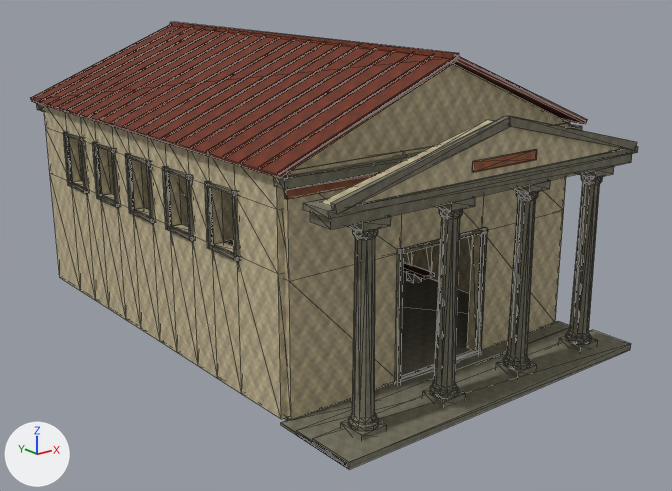
The glTF model prototype/assets/world_expansion/architecture/basilica_lod1.glb as it was, and as the next commit left it.
Both versions are drawn from a 50 mm camera at (-20.3, -28.1, 13.1) aimed at (0.3, -2.5, 2.8). The lights are fixed; the arrows at lower left show +X, +Y and +Z. The first picture is the older version. Mesh edges are drawn as thin lines. Vertices at exactly the same position are counted once.

Names of what the first picture shows: 'basilica_lod1'.
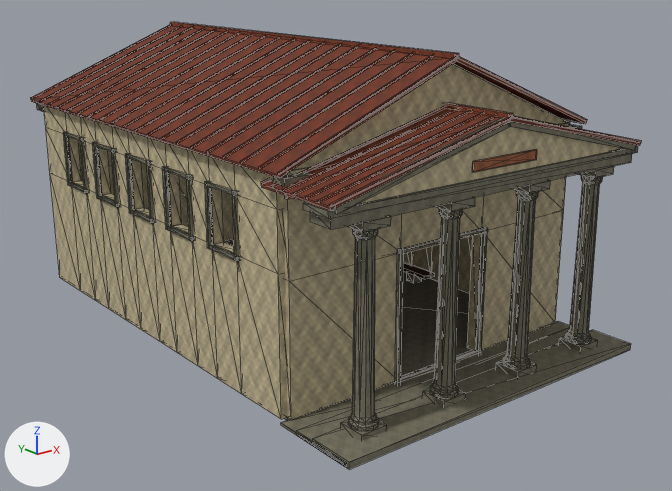
Where the change shows, as pixel boxes [x1, y1, x2, y2] in the pictures (672 x 491 px):
'basilica_lod1', reshaped
    before: [31, 22, 638, 469]
    after: [31, 22, 642, 469]
part 1 of me_basilica_stone_mesh_001, added
    after: [444, 103, 513, 119]
part 2 of me_basilica_stone_mesh_001, added (brown)
    after: [261, 106, 642, 214]

The change, as a diff of the scene's bpy script:
```diff
--- a/prototype/assets/world_expansion/architecture/basilica_lod1.glb.py
+++ b/prototype/assets/world_expansion/architecture/basilica_lod1.glb.py
@@ me_basilica_stone_mesh_001 @@
 # used by ob_basilica_lod1; location = (0.0, 0.0, 0.0)
-me_basilica_stone_mesh_001.from_pydata(...)  # 1706 vertices, 3048 faces; spans x -6.5..6.5, y -11.2..8.5, z 0.0..10.3
+me_basilica_stone_mesh_001.from_pydata(...)  # 1746 vertices, 3252 faces; spans x -6.5..6.5, y -11.2..8.5, z 0.0..10.3
+# me_basilica_stone_mesh_001 part 1: a new loose piece, a box spanning x -0.1..0.1, y -10.7..-7.7, z 8.61..8.77, in mat_wx_terracotta
+# me_basilica_stone_mesh_001 part 2: 128 vertices added at x -6.5..6.5, y -10.7..-7.7, z 7.1..8.7
+# other edits to the shape of me_basilica_stone_mesh_001 do not show in these pictures
 me_basilica_stone_mesh_001.materials.append(mat_wx_limestone)
```
